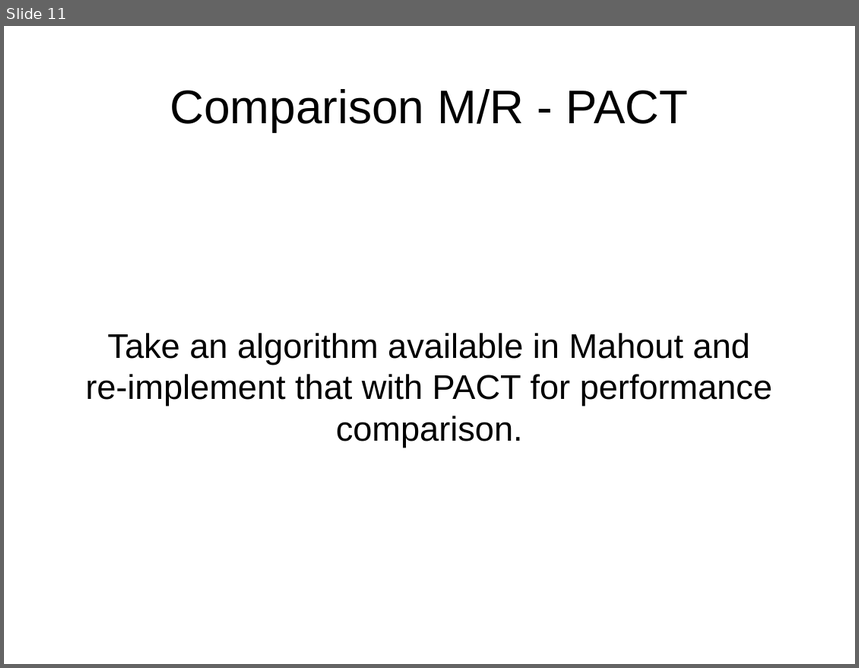
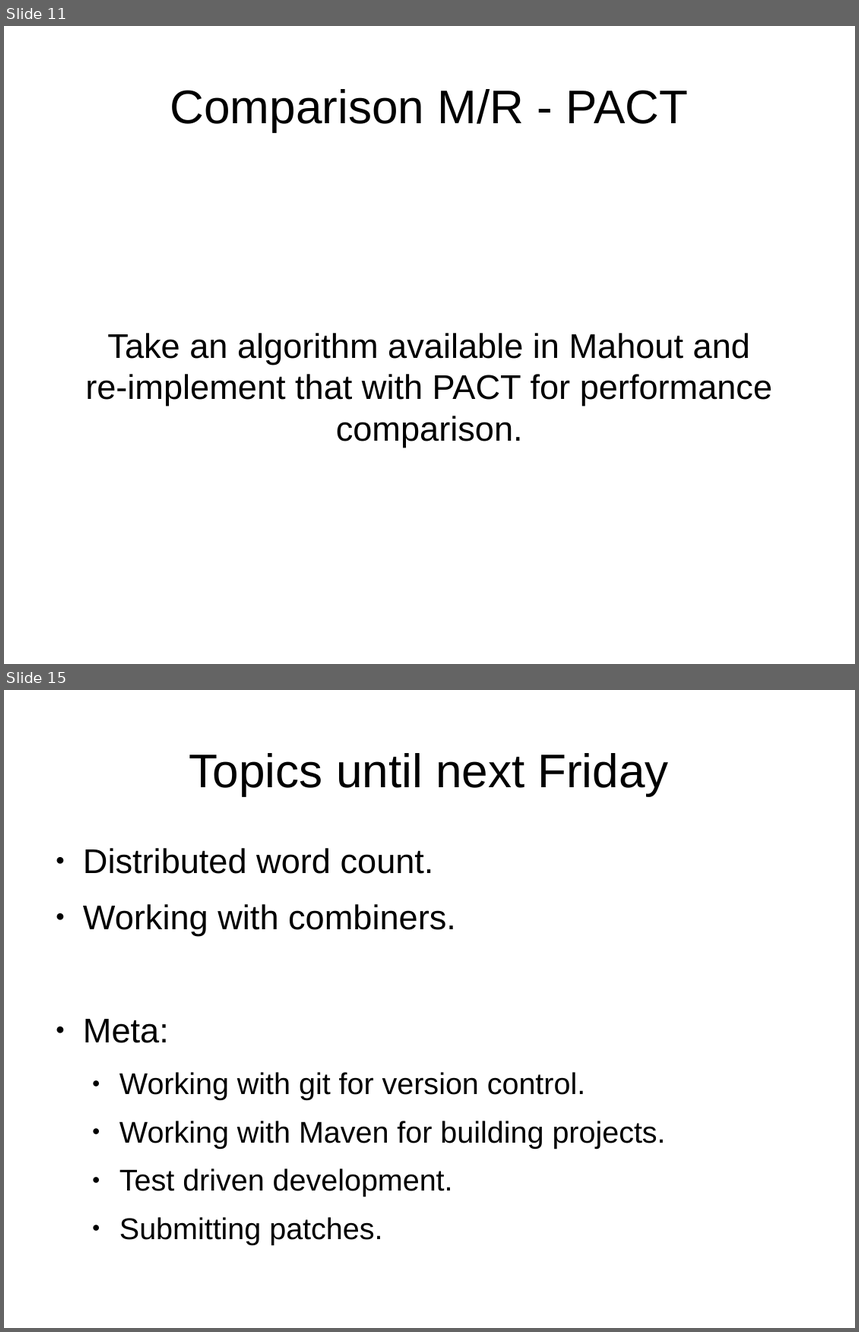
Before and after one commit to MaineC/aim3-tu-berlin, a slide deck: slides/project.odp. Shown one above the other, each under a label of ours: slide 11 before the commit, slides 11 and 15 after it; the slides between them are not shown. The pictures are 859x668 and 859x1332 pixels, drawn with LibreOffice and Linux fonts; fonts in the diff are those of the drawing. Boxes give left, top, right and bottom in pixels: in the first picture for what was removed or moved away, otherwise in the second. Text is boxed around its words. In the diff, an @@ line names an element or a change of style, - is before the commit and + after.

Commit message:
Updated project intro slides.

```diff
--- a/slides/project.odp
+++ b/slides/project.odp
@@ slide 15 added at (4,690,855,1328), background #FFFFFF @@
@@ title added at (189,753,668,796), 44 pt, text #000000 @@
+Topics until next Friday
@@ text added at (83,848,666,1245), 28 pt, text #000000 @@
+● Distributed word count.
+● Working with combiners.
+● Meta:
+  ● Working with git for version control.
+  ● Working with Maven for building projects.
+  ● Test driven development.
+  ● Submitting patches.
```
Also in this commit, not shown: 3 slides changed, 1 other slide added, 2 slides removed.
